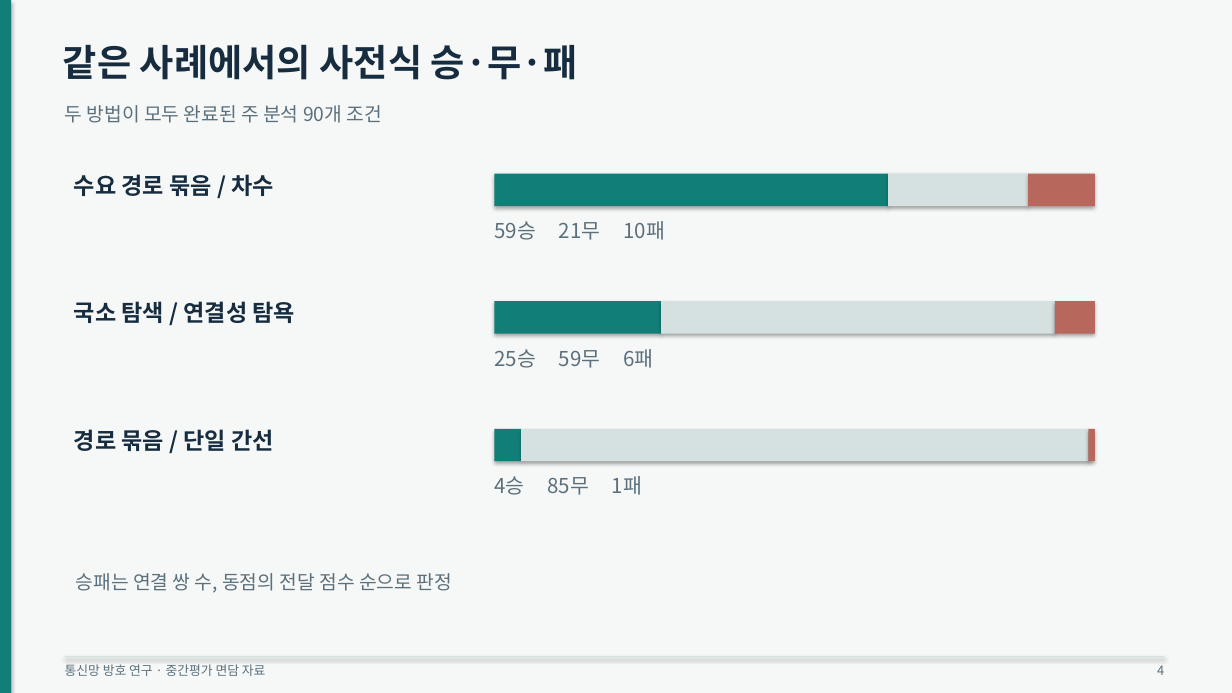
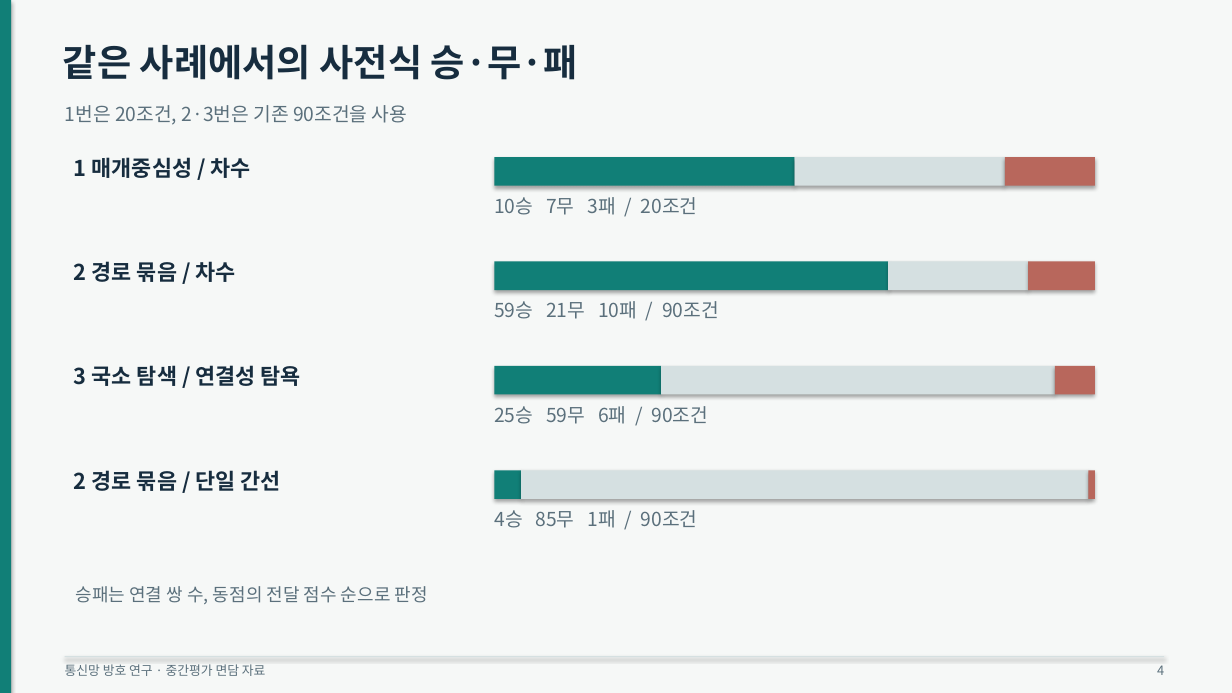
Before and after one commit to d86729/os-project-26-2, a slide deck: slide 4 of presentation/면담자료.pptx. Drawn at 1232x693 pixels with LibreOffice and Linux fonts; fonts in the diff are those of the drawing. Boxes give left, top, right and bottom in pixels: in the first picture for what was removed or moved away, otherwise in the second. Text is boxed around its words. In the diff, an @@ line names an element or a change of style, - is before the commit and + after.

```diff
--- a/presentation/면담자료.pptx
+++ b/presentation/면담자료.pptx
@@ text at (65,105,407,125): text changed @@
-두 방법이 모두 완료된 주 분석 90개 조건
+1번은 20조건, 2·3번은 기존 90조건을 사용
@@ text at (74,157,251,178): text changed; size 18 to 17 pt @@
-수요 경로 묶음 / 차수
+1 매개중심성 / 차수
@@ rectangle: place and size @@
-rectangle at (494,174,888,206)
+rectangle at (494,157,795,186)
@@ rectangle: place and size @@
-rectangle at (888,174,1029,206)
+rectangle at (795,157,1005,186)
@@ rectangle: place and size @@
-rectangle at (1029,174,1095,206)
+rectangle at (1006,157,1095,186)
@@ text added at (494,197,698,215), 15 pt, text #5B707C @@
+10승 7무 3패 / 20조건
@@ text added at (74,261,236,282), 17 pt, text #172D3F, bold @@
+2 경로 묶음 / 차수
@@ rectangle: place and size @@
-rectangle at (494,301,662,334)
+rectangle at (494,262,888,290)
@@ rectangle: place and size @@
-rectangle at (662,301,1055,334)
+rectangle at (888,262,1029,290)
@@ rectangle: place and size @@
-rectangle at (1055,301,1095,334)
+rectangle at (1029,262,1095,290)
@@ text at (494,301,719,319): text changed; size 16 to 15 pt @@
-59승 21무 10패
+59승 21무 10패 / 90조건
@@ text at (74,365,301,386): text changed; size 18 to 17 pt @@
-국소 탐색 / 연결성 탐욕
+3 국소 탐색 / 연결성 탐욕
@@ rectangle: place and size @@
-rectangle at (494,429,521,461)
+rectangle at (494,366,662,395)
@@ rectangle: place and size @@
-rectangle at (521,429,1089,461)
+rectangle at (662,366,1055,395)
@@ rectangle: place and size @@
-rectangle at (1089,429,1095,461)
+rectangle at (1055,366,1095,395)
@@ text at (494,406,708,424): text changed; size 16 to 15 pt @@
-25승 59무 6패
+25승 59무 6패 / 90조건
@@ text at (74,470,281,491): text changed; size 18 to 17 pt @@
-경로 묶음 / 단일 간선
+2 경로 묶음 / 단일 간선
@@ rectangle added at (494,470,521,499), fill #117F77 @@
@@ rectangle added at (521,470,1089,499), fill #D5E0E1 @@
@@ rectangle added at (1089,470,1095,499), fill #B8675C @@
@@ text at (494,510,698,528): text changed; size 16 to 15 pt @@
-4승 85무 1패
+4승 85무 1패 / 90조건
@@ text "승패는 연결 쌍 수, 동점의 ...": place and size @@
-text "승패는 연결 쌍 수, 동점의 ..." at (76,573,451,593)
+text "승패는 연결 쌍 수, 동점의 ..." at (76,586,428,604)
@@ text "승패는 연결 쌍 수, 동점의 ..." at (76,586,428,604): size 15 to 14 pt @@
```
Also in this commit, not shown: 4 other slides changed, 26 other files.
